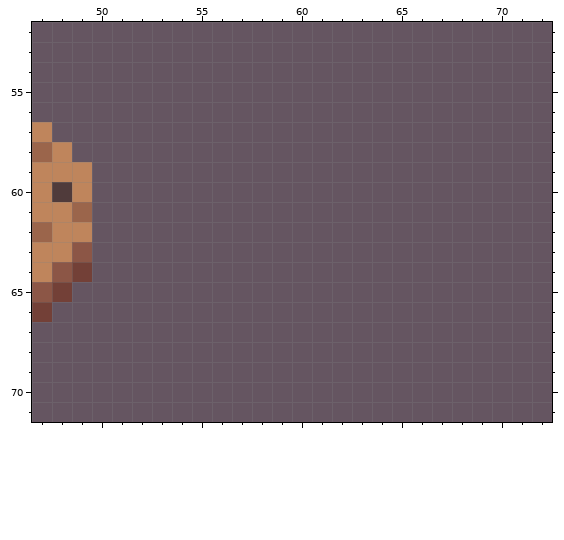
A pixel-art file gets an edit: Assets/AngeliA Game/Artwork/Misc/Item.ase. This is how it looked before the edit.
512x512 pixels, 1 frame. Colours within 5 levels of each other are drawn and written as one. Shown: x 47..72, y 52..71. The commit also changed other parts of the picture, which this record leaves out.
Once edited:
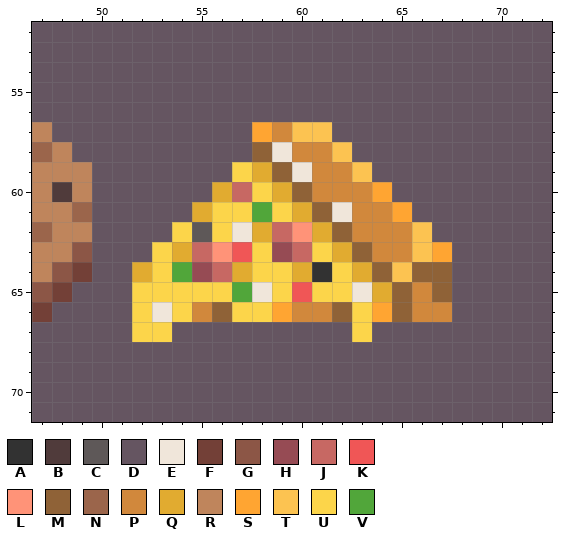
Palette (. is transparent): A #323232  B #503b3b  C #5e5858  D #655561  E #f0e6da  F #734037  G #8c5646  H #964b54  J #c76863  K #f05656  L #ff9378  M #8f6237  N #9b654b  P #d1883c  Q #e1ab30  R #bf855c  S #ffa532  T #fcc351  U #fcd54a  V #51a63a
Diff:
Changed rows in their new state; - is an unchanged pixel.
Layer "@Meta #z=35":
first column x 52:
57 ------SPTT------
58 ------MEPPT-----
59 -----UQMEPPT----
60 ----QJUQMPPPS---
61 ---QUUVUQMEPPS--
62 --UCUEQJLQMPPPT-
63 -UQJLKUHJUQMPPTS
64 QUVHJQUUQAUQMTMM
65 UUUUUVEUKUUEQMPM
66 UEUPMUUSPPMUSMPP
67 UU---------U----
Changed places in both pictures, as pixel boxes (x1, y1, x2, y2):
changed: (132, 122, 452, 342)
